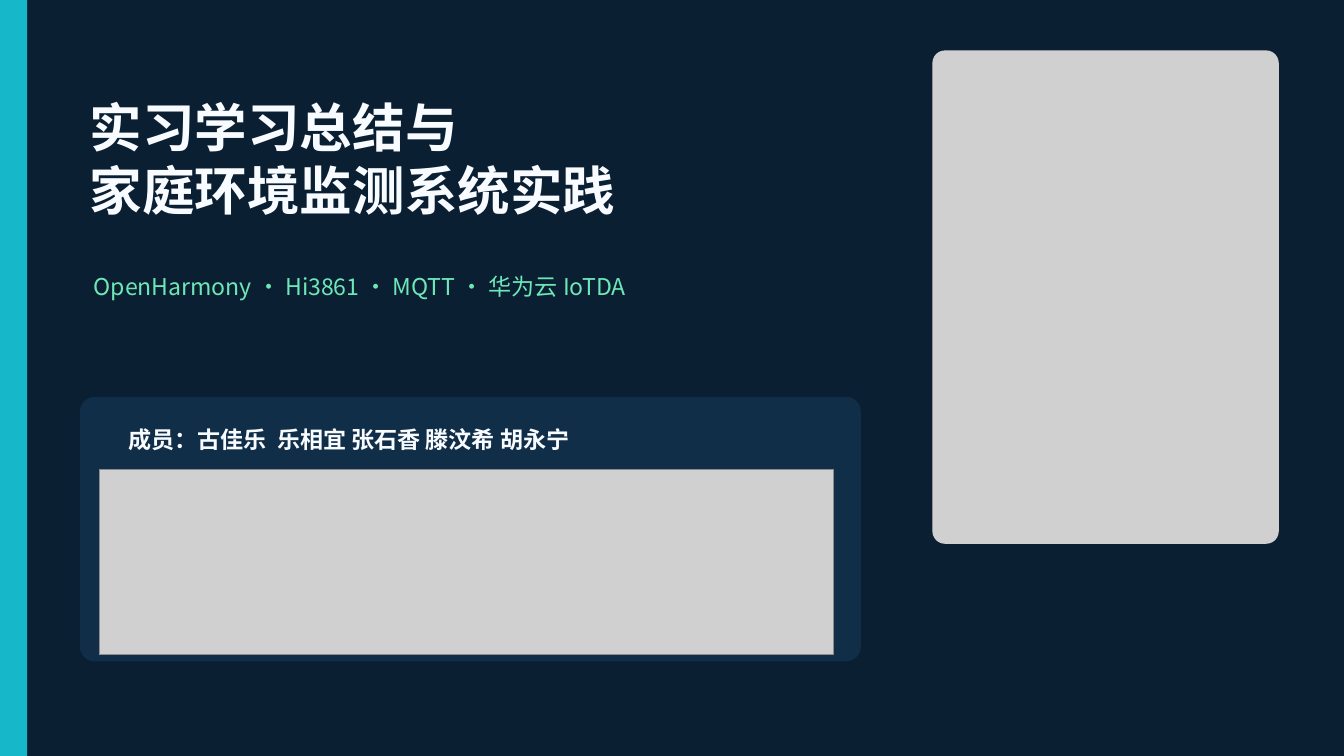
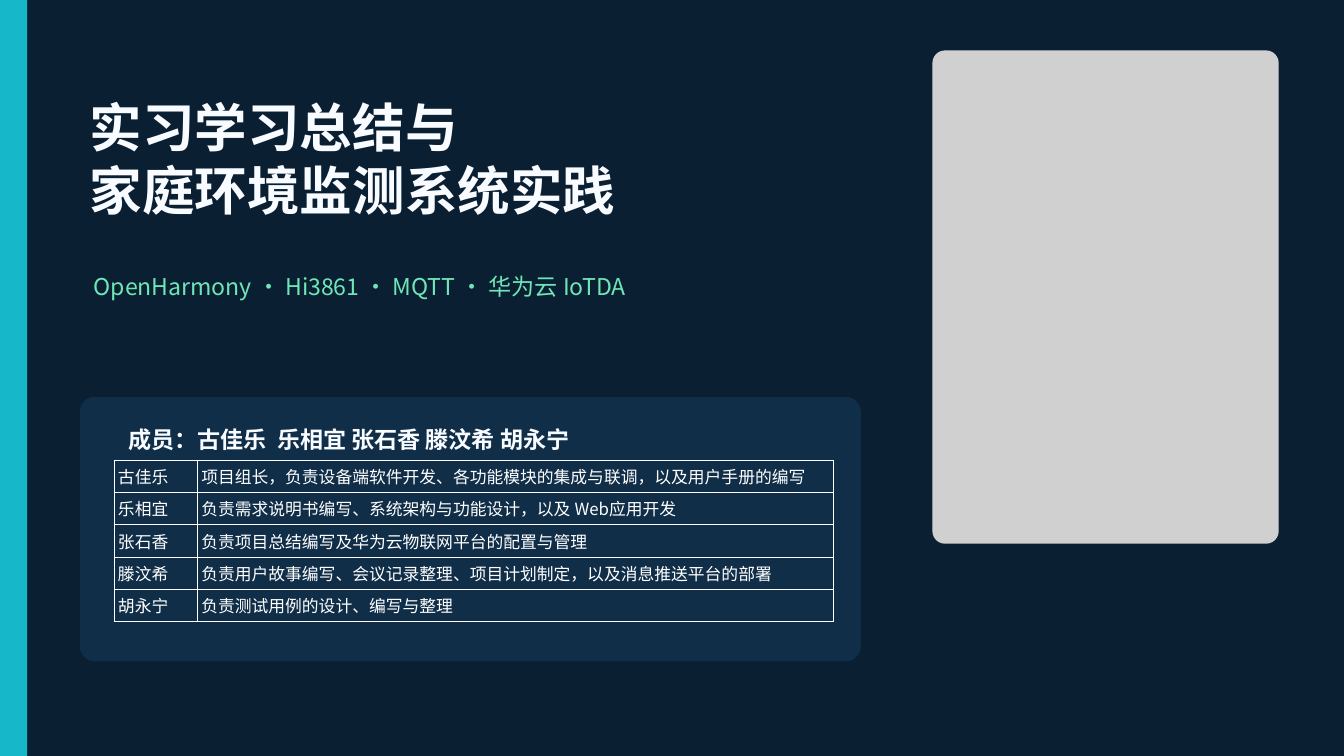
Before and after one commit to gujial/hi3861_hdu_iot_application, a slide deck: slide 1 of doc/record/实习学习与环境监测系统实践.pptx. Drawn at 1344x756 pixels with LibreOffice and Linux fonts; fonts in the diff are those of the drawing; grey boxes stand for pictures. Boxes give left, top, right and bottom in pixels: in the first picture for what was removed or moved away, otherwise in the second. Text is boxed around its words. In the diff, an @@ line names an element or a change of style, - is before the commit and + after.

Commit message:
ppt: update

```diff
--- a/doc/record/实习学习与环境监测系统实践.pptx
+++ b/doc/record/实习学习与环境监测系统实践.pptx
@@ picture removed at (x1=99, y1=470, x2=833, y2=655) @@
@@ table added at (x1=114, y1=460, x2=834, y2=621), 5 rows, 2 columns @@
+古佳乐 | 项目组长，负责设备端软件开发、各功能模块的集成与联调，以及用户手册的编写
+乐相宜 | 负责需求说明书编写、系统架构与功能设计，以及 Web应用开发
+张石香 | 负责项目总结编写及华为云物联网平台的配置与管理
+滕汶希 | 负责用户故事编写、会议记录整理、项目计划制定，以及消息推送平台的部署
+胡永宁 | 负责测试用例的设计、编写与整理
```
